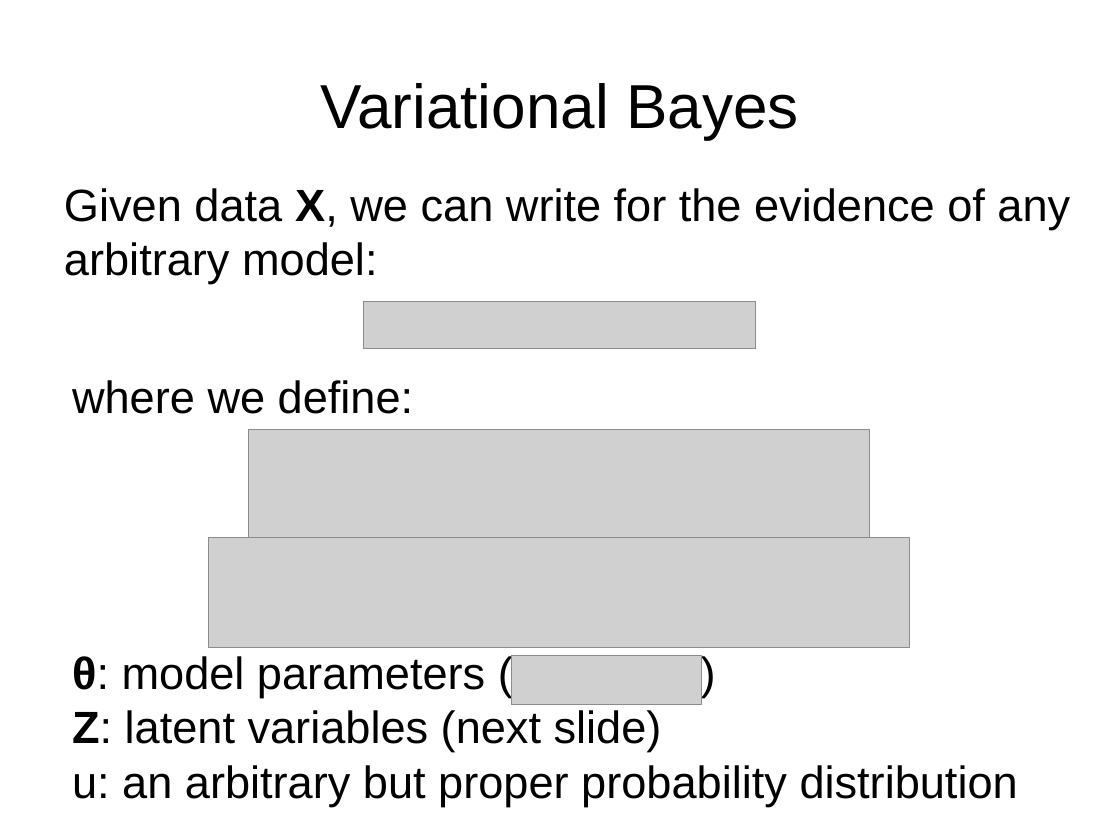
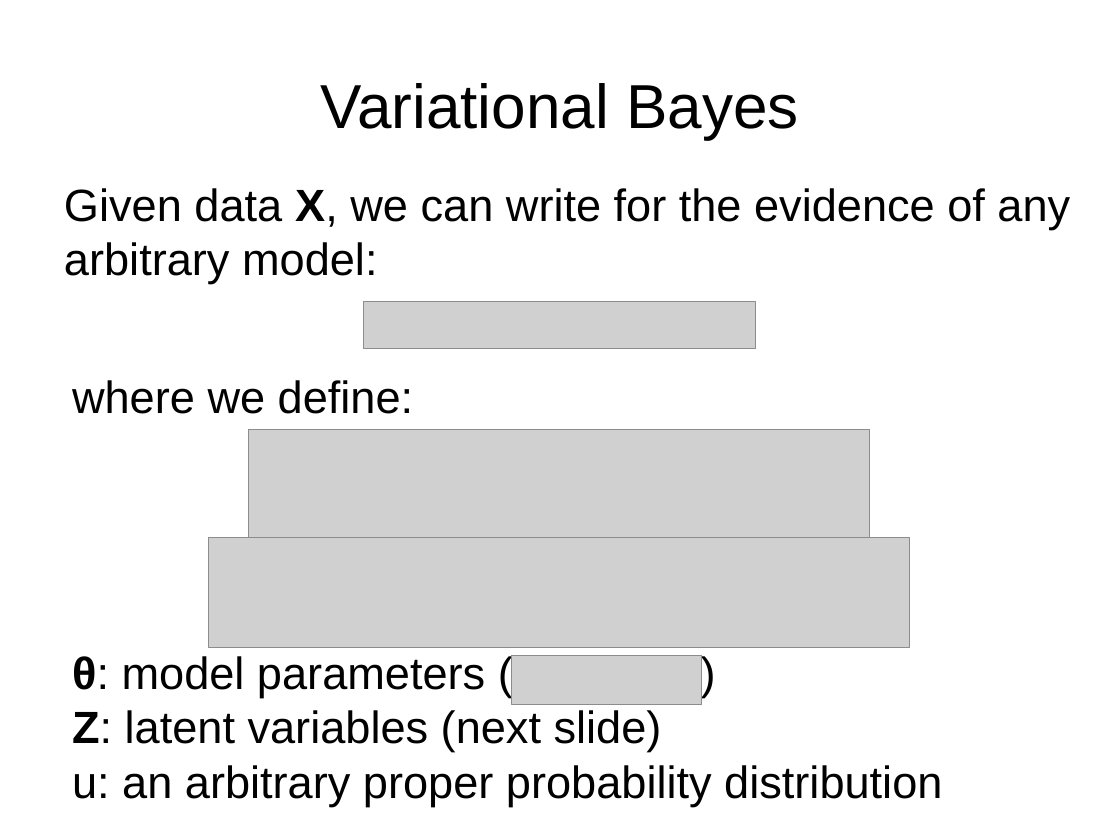
Before and after one commit to jPhy/master_thesis, a slide deck: slide 7 of presentation_25_July_BAT_day/presentation.odp (slide 5 before the commit). Drawn at 1120x840 pixels with LibreOffice and Linux fonts; fonts in the diff are those of the drawing; grey boxes stand for pictures. Boxes give left, top, right and bottom in pixels: in the first picture for what was removed or moved away, otherwise in the second. Text is boxed around its words. In the diff, an @@ line names an element or a change of style, - is before the commit and + after.

```diff
--- a/presentation_25_July_BAT_day/presentation.odp
+++ b/presentation_25_July_BAT_day/presentation.odp
@@ title at bbox=[72, 656, 942, 806]: text changed @@
-θ: model parameters ( )
-Z: latent variables (next slide)
-u: an arbitrary but proper probability distribution
+θ: model parameters ( )
+Z: latent variables (next slide)
+u: an arbitrary proper probability distribution
```
Also in this commit, not shown: 6 other slides changed, 1 slide added, 1 slide removed, 2 other files.
